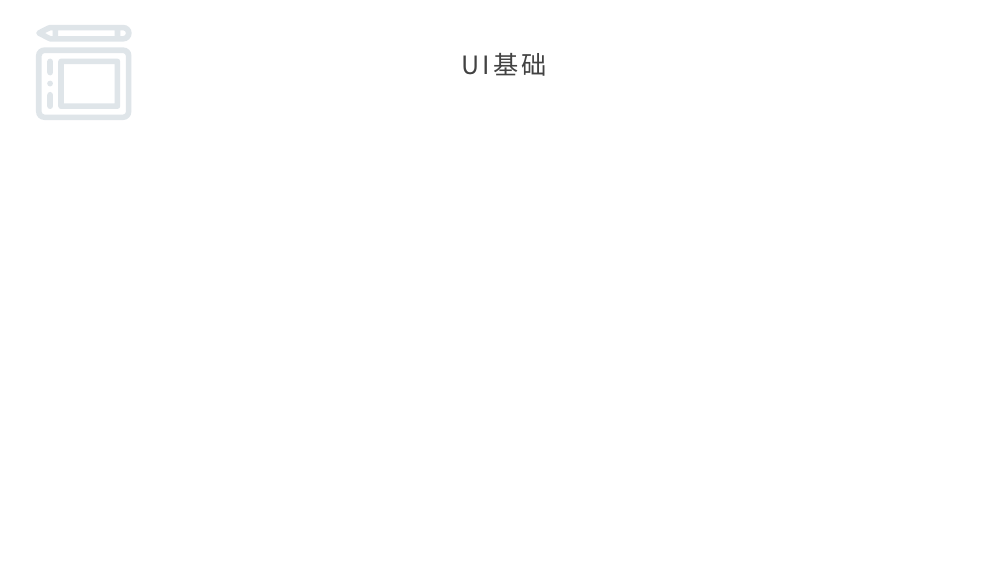
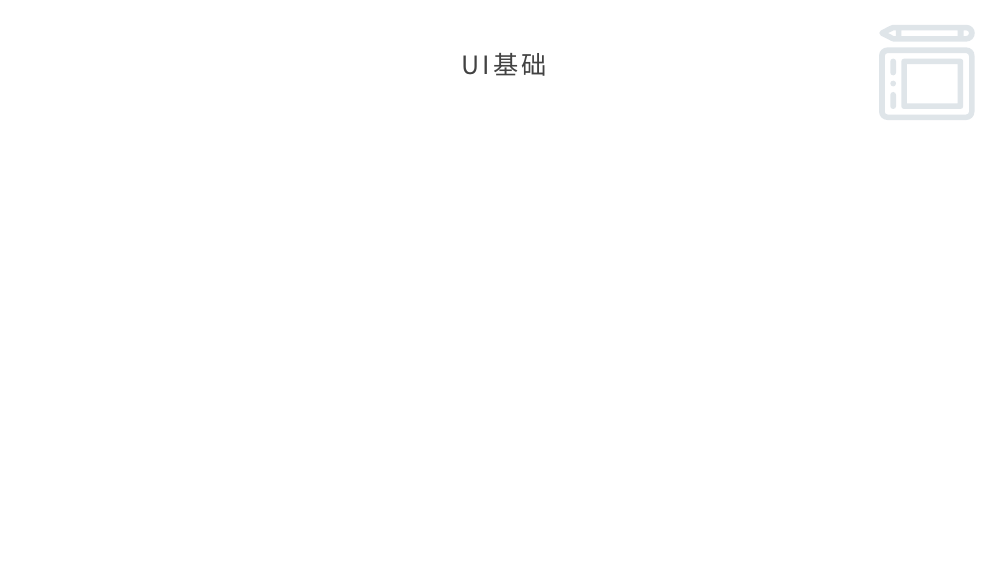
Before and after one commit to maosong-pactera/training-flutter, a slide deck: slide 15 of 移动端Flutter_第1课_如何开始工作？.pptx (slide 13 before the commit). Drawn at 1008x567 pixels with LibreOffice and Linux fonts; fonts in the diff are those of the drawing; background and template pictures are left out. Boxes give left, top, right and bottom in pixels: in the first picture for what was removed or moved away, otherwise in the second. Text is boxed around its words. In the diff, an @@ line names an element or a change of style, - is before the commit and + after.

```diff
--- a/移动端Flutter_第1课_如何开始工作？.pptx
+++ b/移动端Flutter_第1课_如何开始工作？.pptx
@@ 6 freeform shapes: place and size @@
-6 freeform shapes at (36,25,132,120)
+6 freeform shapes at (879,25,975,120)
```
Also in this commit, not shown: 6 other slides changed, 11 slides added, 2 slides removed.
